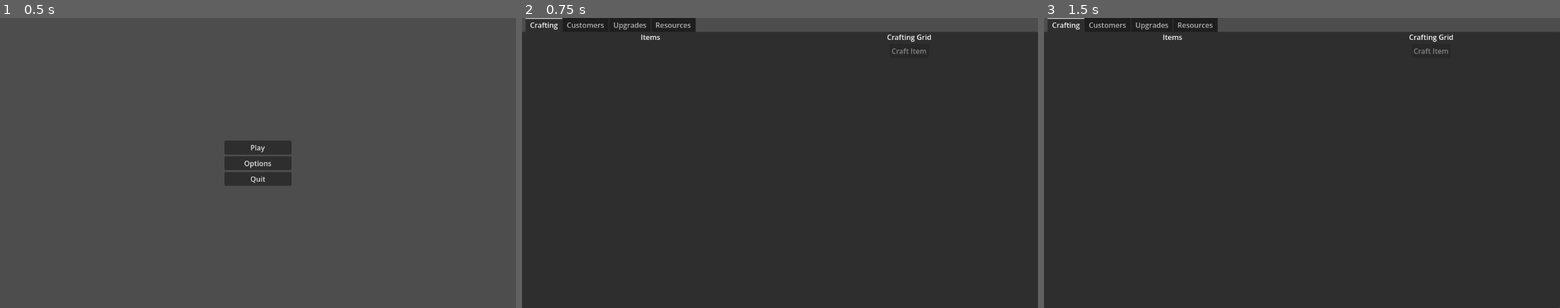
Above: before the commit, frames 1-3 (left to right).
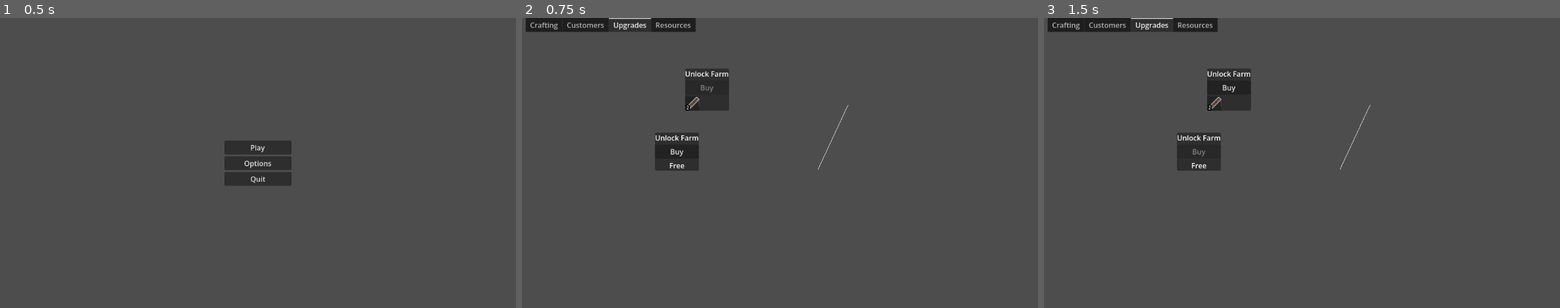
Above: after the commit, the same moments.

Repository: PeterCodesSoftware/Brainless-Jam-2
Game: Godot game, scene res://menus/main/main.tscn
Two runs of this game, one before a commit and one after it. Both use one fixed random seed, a clock stepped at 60 frames per second and the inputs below. Sound files missing from this copy of the repository are replaced by a short silence.
Inputs (mouse positions are in pixels of both pictures, inside the frame that each line leads up to):
- Up to frame 1 (0.5 s): no input
- Up to frame 2 (0.75 s): click "Play" at 0.5 s
- Up to frame 3 (1.5 s): click (1198, 151) at 1.25 s, where only the run after the commit has a clickable "Buy"

Frame 1 is identical in both runs. In frame 2, 93% of the frame differs, in the area x 0-100%, y 0-100%; in frame 3, 93%.

Commit message:
upgrades work (except drawing dependency lines

Diff:
--- a/game/game.tscn
+++ b/game/game.tscn
@@ -3,9 +3,34 @@
 [ext_resource type="Script" uid="uid://b8n0shuomaav1" path="res://game/game.gd" id="1_l1rk1"]
 [ext_resource type="Script" uid="uid://bcwn5ub5t231v" path="res://game/upgrades/upgrades.gd" id="3_3vho3"]
 [ext_resource type="PackedScene" uid="uid://ciynurjikpeqt" path="res://game/upgrades/upgrade_block/upgrade_block.tscn" id="4_qf6n1"]
+[ext_resource type="Resource" uid="uid://cu1bh7vskrpcl" path="res://game/resources/area/areas/farm.tres" id="5_y36n6"]
 [ext_resource type="Script" uid="uid://bqbbfw1dwo8hh" path="res://game/crafting/crafting.gd" id="6_dakft"]
+[ext_resource type="Script" uid="uid://cg3pd1bpn7a7y" path="res://game/upgrades/upgrade_block/actions/area_unlock.gd" id="6_l8g03"]
+[ext_resource type="Script" uid="uid://cw5a5uu3wjktc" path="res://game/resources/area/drop_chance.gd" id="7_3vho3"]
 [ext_resource type="Script" uid="uid://x5417vobh6w1" path="res://game/resources/resources.gd" id="7_u5opy"]
+[ext_resource type="Resource" uid="uid://dnw2c4tjih0uf" path="res://game/item/items/fiber.tres" id="8_qf6n1"]
 [ext_resource type="Texture2D" uid="uid://ca8dqdmts37vb" path="res://game/sprites/brainless_jam_gosling.png" id="8_y36n6"]
+[ext_resource type="Script" uid="uid://lxb7ebw1hydy" path="res://game/upgrades/upgrade_block/actions/area_resource.gd" id="9_vsp63"]
+[ext_resource type="Script" uid="uid://c6sos7llv4wlj" path="res://game/item/item.gd" id="10_vsp63"]
+[ext_resource type="Resource" uid="uid://c2il1om33vttt" path="res://game/item/items/stick.tres" id="11_b686c"]
+
+[sub_resource type="Resource" id="Resource_5avq0"]
+script = ExtResource("6_l8g03")
+area = ExtResource("5_y36n6")
+metadata/_custom_type_script = "uid://cg3pd1bpn7a7y"
+
+[sub_resource type="Resource" id="Resource_de6d5"]
+script = ExtResource("7_3vho3")
+min_drop = 1
+max_drop = 2
+metadata/_custom_type_script = "uid://cw5a5uu3wjktc"
+
+[sub_resource type="Resource" id="Resource_hfoo3"]
+script = ExtResource("9_vsp63")
+area = ExtResource("5_y36n6")
+item = ExtResource("8_qf6n1")
+drop_chance = SubResource("Resource_de6d5")
+metadata/_custom_type_script = "uid://lxb7ebw1hydy"
 
 [sub_resource type="AtlasTexture" id="AtlasTexture_mq0dr"]
 atlas = ExtResource("8_y36n6")
@@ -20,9 +45,11 @@
 anchor_bottom = 1.0
 grow_horizontal = 2
 grow_vertical = 2
-current_tab = 0
+current_tab = 2
+metadata/_edit_lock_ = true
 
 [node name="Crafting" type="Control" parent="TabContainer" unique_id=1898991696]
+visible = false
 layout_mode = 2
 script = ExtResource("6_dakft")
 metadata/_tab_index = 0
@@ -86,7 +113,6 @@
 metadata/_tab_index = 1
 
 [node name="Upgrades" type="Control" parent="TabContainer" unique_id=1480121995]
-visible = false
 layout_mode = 2
 script = ExtResource("3_3vho3")
 metadata/_tab_index = 2
@@ -102,13 +128,33 @@
 [node name="SubViewport" type="SubViewport" parent="TabContainer/Upgrades/SubViewportContainer" unique_id=215486210]
 handle_input_locally = false
 size = Vector2i(1152, 617)
-render_target_update_mode = 0
-
-[node name="Upgrade" parent="TabContainer/Upgrades/SubViewportContainer/SubViewport" unique_id=247773113 instance=ExtResource("4_qf6n1")]
-offset_left = 613.0
-offset_top = 267.0
-offset_right = 675.0
-offset_bottom = 298.0
+render_target_update_mode = 4
+
+[node name="Orgin" type="Node2D" parent="TabContainer/Upgrades/SubViewportContainer/SubViewport" unique_id=983590421]
+
+[node name="UnlockFarm" parent="TabContainer/Upgrades/SubViewportContainer/SubViewport/Orgin" unique_id=247773113 instance=ExtResource("4_qf6n1")]
+offset_left = 297.0
+offset_top = 225.0
+offset_right = 395.0
+offset_bottom = 310.0
+upgrade_action = SubResource("Resource_5avq0")
+
+[node name="NameLabel" parent="TabContainer/Upgrades/SubViewportContainer/SubViewport/Orgin/UnlockFarm/MarginContainer/VBoxContainer" parent_id_path=PackedInt32Array(247773113, 1991378334) index="0" unique_id=1074732522]
+text = "Unlock Farm"
+
+[node name="Farm1" parent="TabContainer/Upgrades/SubViewportContainer/SubViewport/Orgin" unique_id=139875554 instance=ExtResource("4_qf6n1")]
+offset_left = 364.0
+offset_top = 86.0
+offset_right = 462.0
+offset_bottom = 171.0
+upgrade_action = SubResource("Resource_hfoo3")
+costs = Dictionary[ExtResource("10_vsp63"), int]({
+ExtResource("11_b686c"): 2
+})
+dependency_paths = Array[NodePath]([NodePath("../UnlockFarm")])
+
+[node name="NameLabel" parent="TabContainer/Upgrades/SubViewportContainer/SubViewport/Orgin/Farm1/MarginContainer/VBoxContainer" parent_id_path=PackedInt32Array(139875554, 1991378334) index="0" unique_id=1074732522]
+text = "Unlock Farm"
 
 [node name="Resources" type="Control" parent="TabContainer" unique_id=483067521]
 visible = false
@@ -159,3 +205,6 @@
 size_flags_vertical = 3
 
 [node name="PopupLayer" type="CanvasLayer" parent="." unique_id=2059497740]
+
+[editable path="TabContainer/Upgrades/SubViewportContainer/SubViewport/Orgin/UnlockFarm"]
+[editable path="TabContainer/Upgrades/SubViewportContainer/SubViewport/Orgin/Farm1"]
--- a/game/resources/area/area_slot/area_slot.gd
+++ b/game/resources/area/area_slot/area_slot.gd
@@ -23,8 +23,6 @@
 	area.unlock.connect(unlock)
 	%AreaIMG.texture = area.texture
 	%Name.text = area.name
-
-	unlock()
 
 func _process(delta: float) -> void:
 	if not is_drop_bar_active:
--- a/game/resources/area/areas/farm.tres
+++ b/game/resources/area/areas/farm.tres
@@ -2,20 +2,14 @@
 
 [ext_resource type="Script" uid="uid://c6sos7llv4wlj" path="res://game/item/item.gd" id="1_6ydjn"]
 [ext_resource type="Script" uid="uid://cw5a5uu3wjktc" path="res://game/resources/area/drop_chance.gd" id="2_j7pb6"]
-[ext_resource type="Resource" uid="uid://dnw2c4tjih0uf" path="res://game/item/items/fiber.tres" id="3_de6d5"]
 [ext_resource type="Script" uid="uid://bt2c2xucfod4x" path="res://game/resources/area/area.gd" id="3_hfoo3"]
 [ext_resource type="Resource" uid="uid://c2il1om33vttt" path="res://game/item/items/stick.tres" id="4_de6d5"]
 [ext_resource type="Texture2D" uid="uid://bh4mnxgs8pfuw" path="res://game/resources/area/brainless_jam_areas.png" id="4_j7pb6"]
 
-[sub_resource type="Resource" id="Resource_nhvwg"]
-script = ExtResource("2_j7pb6")
-max_drop = 2
-metadata/_custom_type_script = "uid://cw5a5uu3wjktc"
-
 [sub_resource type="Resource" id="Resource_y36n6"]
 script = ExtResource("2_j7pb6")
-min_drop = 5
-max_drop = 10
+min_drop = 1
+max_drop = 1
 metadata/_custom_type_script = "uid://cw5a5uu3wjktc"
 
 [sub_resource type="AtlasTexture" id="AtlasTexture_de6d5"]
@@ -26,7 +20,6 @@
 script = ExtResource("3_hfoo3")
 name = "Farm"
 resources = Dictionary[ExtResource("1_6ydjn"), ExtResource("2_j7pb6")]({
-ExtResource("3_de6d5"): SubResource("Resource_nhvwg"),
 ExtResource("4_de6d5"): SubResource("Resource_y36n6")
 })
 texture = SubResource("AtlasTexture_de6d5")
--- /dev/null
+++ b/game/upgrades/upgrade_block/cost_container/cost_container.tscn
@@ -0,0 +1,20 @@
+[gd_scene format=3 uid="uid://k6kvqdhvk3cf"]
+
+[node name="CostContainer" type="PanelContainer" unique_id=808033823]
+offset_right = 1.0
+offset_bottom = 27.0
+
+[node name="TextureRect" type="TextureRect" parent="." unique_id=1092659062]
+custom_minimum_size = Vector2(32, 32)
+layout_mode = 2
+
+[node name="MarginContainer" type="MarginContainer" parent="." unique_id=724528334]
+layout_mode = 2
+theme_override_constants/margin_left = 2
+
+[node name="Label" type="Label" parent="MarginContainer" unique_id=1198911938]
+layout_mode = 2
+size_flags_vertical = 1
+theme_override_font_sizes/font_size = 12
+text = "x"
+vertical_alignment = 2
--- a/game/upgrades/upgrade_block/upgrade_block.gd
+++ b/game/upgrades/upgrade_block/upgrade_block.gd
@@ -1,7 +1,61 @@
 class_name UpgradeBlock
 extends PanelContainer
 
+const ITEM_SLOT = preload("uid://c2jmlhx0po8ey")
+
+@onready var cost_container: GridContainer = %CostContainer
+
 @export var upgrade_action: UpgradeAction
+@export var costs: Dictionary[Item, int]
+@export var dependency_paths: Array[NodePath] = []
 
-func _on_unlock_pressed() -> void:
+signal bought
+
+var unlocked: bool = false
+var dependencies_left: int = 0
+
+func _ready() -> void:
+	if not costs.is_empty():
+		%FreeLabel.queue_free()
+
+	for item: Item in costs:
+		var item_slot: ItemSlot = ITEM_SLOT.instantiate()
+		item_slot.item = item
+		item_slot.amount = costs[item]
+		cost_container.add_child(item_slot)
+
+	if dependency_paths.is_empty():
+		unlock()
+	else:
+		dependencies_left = dependency_paths.size()
+		for dependency_path: NodePath in dependency_paths:
+			var dependecy: UpgradeBlock = get_node(dependency_path) as UpgradeBlock
+			dependecy.bought.connect(dependency_bought)
+
+
+
+func dependency_bought() -> void:
+	dependencies_left -= 1
+	if dependencies_left == 0:
+		unlock()
+
+func unlock() -> void:
+	unlocked = true
+	%Buy.disabled = false
+
+func _on_buy_pressed() -> void:
+	for item: Item in costs:
+		if not (GM.inventory.has(item) and GM.inventory[item] >= costs[item]):
+			return
+
+	for item: Item in costs:
+		GM.remove_item(item, costs[item])
+
+	bought.emit()
 	upgrade_action.upgrade()
+	%Buy.disabled = true
+
+func _draw() -> void:
+	for dependency_path: NodePath in dependency_paths:
+		var dependecy: Control = get_node(dependency_path)
+		draw_line(global_position, dependecy.global_position, Color.WHITE)
--- a/game/upgrades/upgrade_block/upgrade_block.tscn
+++ b/game/upgrades/upgrade_block/upgrade_block.tscn
@@ -18,20 +18,35 @@
 
 [node name="MarginContainer" type="MarginContainer" parent="." unique_id=615570169]
 layout_mode = 2
+metadata/_edit_lock_ = true
 
 [node name="VBoxContainer" type="VBoxContainer" parent="MarginContainer" unique_id=1991378334]
 layout_mode = 2
+metadata/_edit_lock_ = true
 
-[node name="Label" type="Label" parent="MarginContainer/VBoxContainer" unique_id=1074732522]
+[node name="NameLabel" type="Label" parent="MarginContainer/VBoxContainer" unique_id=1074732522]
 layout_mode = 2
 text = "Name"
 horizontal_alignment = 1
+metadata/_edit_lock_ = true
 
-[node name="Unlock" type="Button" parent="MarginContainer/VBoxContainer" unique_id=1807988149]
+[node name="Buy" type="Button" parent="MarginContainer/VBoxContainer" unique_id=1807988149]
+unique_name_in_owner = true
 layout_mode = 2
-text = "Unlock"
+disabled = true
+text = "Buy"
+metadata/_edit_lock_ = true
 
-[node name="Cost" type="VBoxContainer" parent="MarginContainer/VBoxContainer" unique_id=461130378]
+[node name="CostContainer" type="GridContainer" parent="MarginContainer/VBoxContainer" unique_id=1257250382]
+unique_name_in_owner = true
 layout_mode = 2
+metadata/_edit_lock_ = true
 
-[connection signal="pressed" from="MarginContainer/VBoxContainer/Unlock" to="." method="_on_unlock_pressed"]
+[node name="FreeLabel" type="Label" parent="MarginContainer/VBoxContainer/CostContainer" unique_id=713844052]
+unique_name_in_owner = true
+layout_mode = 2
+size_flags_horizontal = 3
+text = "Free"
+horizontal_alignment = 1
+
+[connection signal="pressed" from="MarginContainer/VBoxContainer/Buy" to="." method="_on_buy_pressed"]
